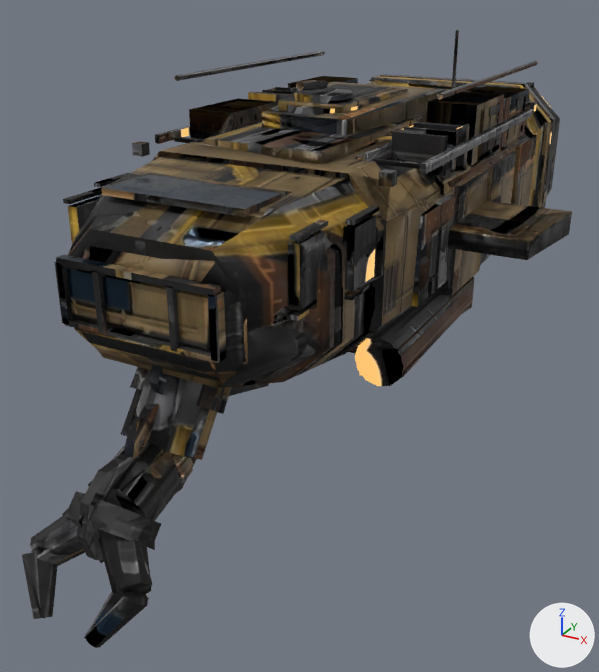
The glTF model models/glb/ship_yuk_m.glb, before and after one commit.
Rendered twice from a 50 mm camera at (0.446, -0.886, 0.302) aimed at (-0.008, -0.06, -0.111). Every picture has the same lights, and +X, +Y and +Z are marked at lower right. The older version comes first. Where no turn or scale is listed for an object, it has been applied to the vertices. Vertices at exactly the same position are counted once.

In view in the first picture: 'LOD0_body', 'LOD1_body'.
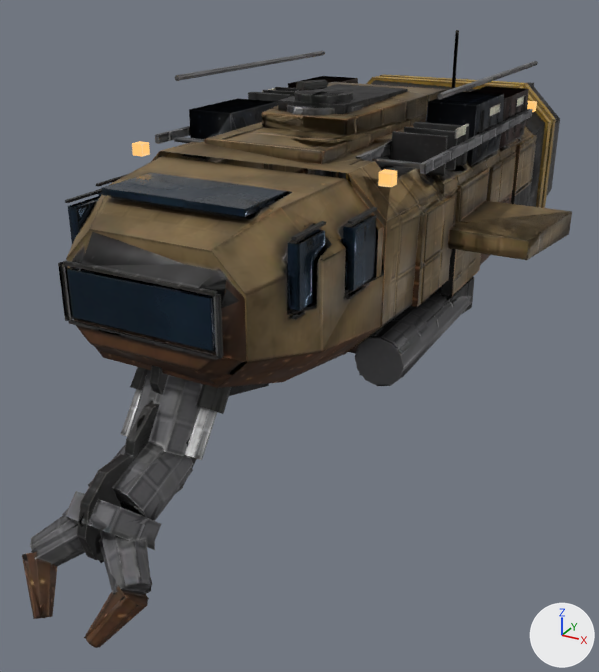
What differs and where, as boxes [x1, y1, x2, y2] in the pictures (599 x 672 px; the box of a moved part takes in the faces that stretch with it):
part 1 of me_lod0_body, moved or reshaped: before [65, 318, 218, 363]; after [68, 320, 219, 360]
part 2 of me_lod0_body, added: after [58, 262, 69, 321]
part 3 of me_lod0_body, added: after [215, 294, 223, 359]
part 4 of me_lod0_body, added: after [96, 174, 127, 186]
part 5 of me_lod0_body, added: after [65, 189, 102, 203]
part 6 of me_lod0_body, added: after [348, 207, 377, 224]
part 7 of me_lod0_body, added: after [292, 221, 326, 240]
part 8 of me_lod0_body, moved or reshaped: before [344, 282, 372, 300]; after [346, 286, 366, 299]
part 9 of me_lod0_body, moved or reshaped: before [290, 299, 317, 321]; after [292, 311, 305, 319]
part 10 of me_lod0_body, added: after [63, 260, 217, 296]
part 11 of me_lod0_body, added: after [62, 264, 74, 320]
part 12 of me_lod0_body, added: after [213, 295, 218, 356]
part 13 of me_lod0_body, deleted: before [55, 173, 379, 362]
part 14 of me_lod0_body, surface changed: [22, 31, 572, 648] in both
part 15 of me_lod1_body, moved or reshaped: before [73, 196, 288, 382]; after [72, 196, 314, 385]
part 16 of me_lod1_body, moved or reshaped: before [262, 89, 530, 164]; after [262, 89, 529, 178]
part 17 of me_lod1_body, moved or reshaped: [285, 326, 381, 381] in both
part 18 of me_lod1_body, surface changed: [22, 76, 572, 638] in both

The change, as a diff of the scene's bpy script:
```diff
--- a/models/glb/ship_yuk_m.glb.py
+++ b/models/glb/ship_yuk_m.glb.py
@@ me_lod0_body @@
 # used by ob_lod0_body; location = (0.0, 0.0, 0.0)
-me_lod0_body.from_pydata(...)  # 2552 vertices, 4218 faces; spans x -0.267..0.267, y -0.5..0.5, z -0.226..0.226
+me_lod0_body.from_pydata(...)  # 2537 vertices, 4222 faces; spans x -0.267..0.267, y -0.5..0.5, z -0.226..0.226
+# me_lod0_body part 1: the loose piece of 8 vertices spanning x -0.085..0.085, y -0.371..-0.361, z 0.003..0.008 is scaled about its middle by (0.971, 0.417, 0.5)
+# me_lod0_body part 2: a new loose piece, a box spanning x -0.0862..-0.0837, y -0.3682..-0.3641, z 0.0065..0.0623, in mat_mat_body
+# me_lod0_body part 3: a new loose piece, a box spanning x 0.0837..0.0862, y -0.3682..-0.3641, z 0.0065..0.0623, in mat_mat_body
+# me_lod0_body part 4: a new loose piece, a box spanning x -0.1461..-0.142, y -0.2451..-0.191, z 0.0996..0.1021, in mat_mat_body
+# me_lod0_body part 5: a new loose piece, a box spanning x -0.1264..-0.1223, y -0.3108..-0.2566, z 0.0996..0.1021, in mat_mat_body
+# me_lod0_body part 6: a new loose piece, a box spanning x 0.142..0.1461, y -0.2451..-0.191, z 0.0996..0.1021, in mat_mat_body
+# me_lod0_body part 7: a new loose piece, a box spanning x 0.1223..0.1264, y -0.3108..-0.2566, z 0.0996..0.1021, in mat_mat_body
+# me_lod0_body part 8: the loose piece of 8 vertices spanning x 0.14..0.148, y -0.245..-0.191, z 0.028..0.032 is scaled about its middle by (0.5, 1, 0.6)
+# me_lod0_body part 9: the loose piece of 8 vertices spanning x 0.12..0.128, y -0.311..-0.257, z 0.028..0.032 is scaled about its middle by (0.5, 1, 0.6)
+# me_lod0_body part 10: a new loose piece, a box spanning x -0.0821..0.0821, y -0.3662..-0.3629, z 0.0606..0.0639, in mat_mat_body
+# me_lod0_body part 11: a new loose piece, a box spanning x -0.0837..-0.0804, y -0.3662..-0.3629, z 0.0073..0.0614, in mat_mat_body
+# me_lod0_body part 12: a new loose piece, a box spanning x 0.0804..0.0837, y -0.3662..-0.3629, z 0.0073..0.0614, in mat_mat_body
+# me_lod0_body part 13: 11 loose pieces with 88 vertices, spanning x -0.148..0.148, y -0.372..-0.191, z 0.005..0.103, are deleted
+# me_lod0_body part 14: 3658 kept faces spanning x -0.267..0.267, y -0.5..0.5, z -0.226..0.226 get new texture (UV) coordinates
+# other edits to the shape of me_lod0_body do not show in these pictures
 me_lod0_body.materials.append(mat_mat_body)
@@ me_lod1_body @@
 # used by ob_lod1_body; location = (0.0, 0.0, 0.0)
-me_lod1_body.from_pydata(...)  # 900 vertices, 1228 faces; spans x -0.267..0.267, y -0.499..0.5, z -0.227..0.226
+me_lod1_body.from_pydata(...)  # 906 vertices, 1225 faces; spans x -0.267..0.267, y -0.499..0.5, z -0.227..0.226
+# me_lod1_body part 15: 1 vertex moved from x 0.069, y -0.345, z -0.031 to x 0.065, y -0.345, z -0.034; 24 vertices removed from x -0.148..0.114, y -0.369..-0.191, z -0.034..0.102; 27 vertices added at x -0.146..0.113, y -0.368..-0.191, z -0.031..0.101
+# me_lod1_body part 16: 2 vertices moved from x 0.041..0.075, y -0.05..0.047, z 0.133..0.161 to x 0.041..0.075, y -0.05..0.046, z 0.133..0.159; 5 vertices removed from x 0.08..0.163, y -0.12..0.283, z 0.119..0.133; 8 vertices added at x 0.076..0.162, y -0.12..0.283, z 0.11..0.133
+# me_lod1_body part 17: 1 vertex removed from x 0.111, y -0.181, z -0.06; 1 vertex added at x 0.11, y -0.181, z -0.06
+# me_lod1_body part 18: 1024 kept faces spanning x -0.267..0.267, y -0.499..0.5, z -0.227..0.226 get new texture (UV) coordinates
+# other edits to the shape of me_lod1_body do not show in these pictures
 me_lod1_body.materials.append(mat_mat_body)
```
